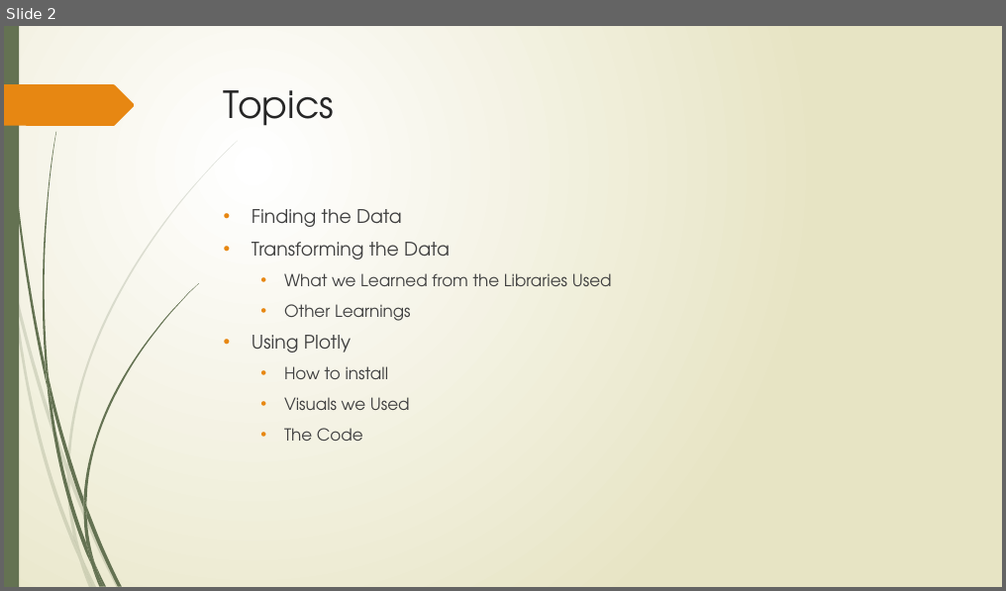
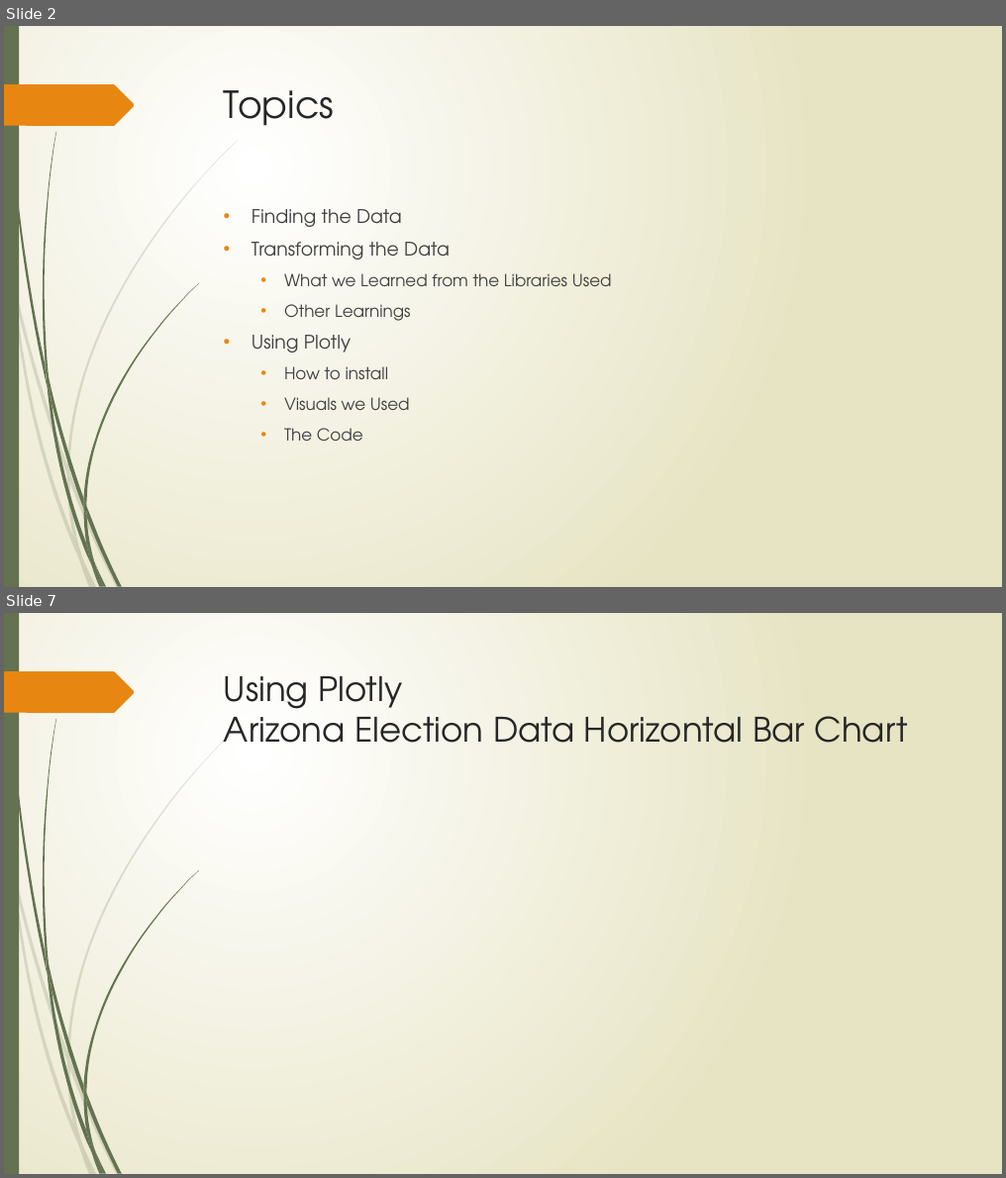
Before and after one commit to smartin25/pythonProject, a slide deck: Election Data Study.pptx. Shown one above the other, each under a label of ours: slide 2 before the commit, slides 2 and 7 after it; the slides between them are not shown. The pictures are 1006x591 and 1006x1178 pixels, drawn with LibreOffice and Linux fonts; fonts in the diff are those of the drawing. Boxes give left, top, right and bottom in pixels: in the first picture for what was removed or moved away, otherwise in the second. Text is boxed around its words. In the diff, an @@ line names an element or a change of style, - is before the commit and + after.

```diff
--- a/Election Data Study.pptx
+++ b/Election Data Study.pptx
@@ slide 7 added at (x1=4, y1=613, x2=1002, y2=1174), background gradient #FFFFFF to #E8E6C4; not listed: 24 template elements that a slide beside it also shows @@
@@ title added at (x1=224, y1=676, x2=907, y2=743), 32.4 pt, text #262626 @@
+Using Plotly
+Arizona Election Data Horizontal Bar Chart
```
Also in this commit, not shown: 5 slides changed, 1 other slide added.
